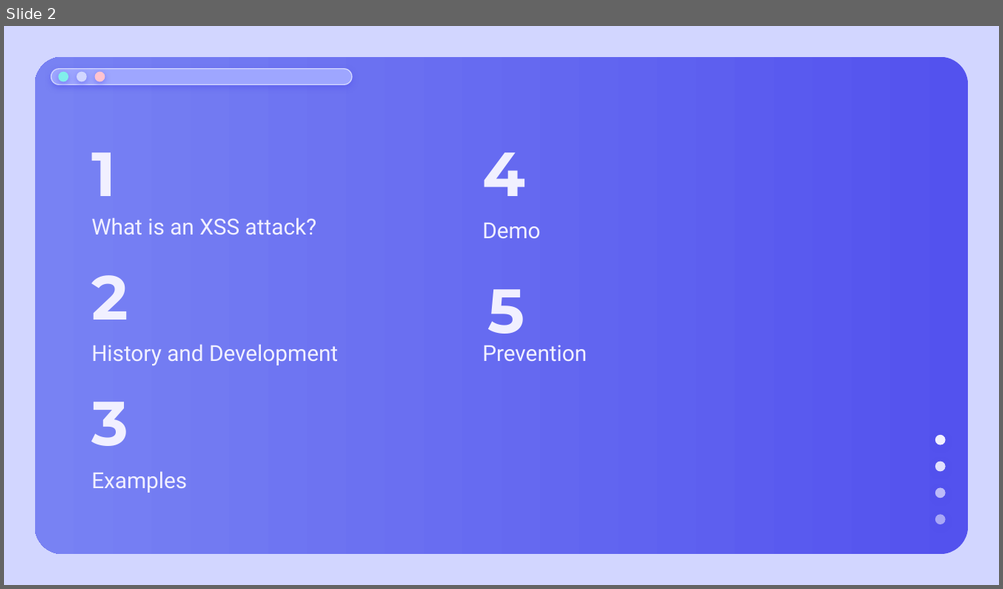
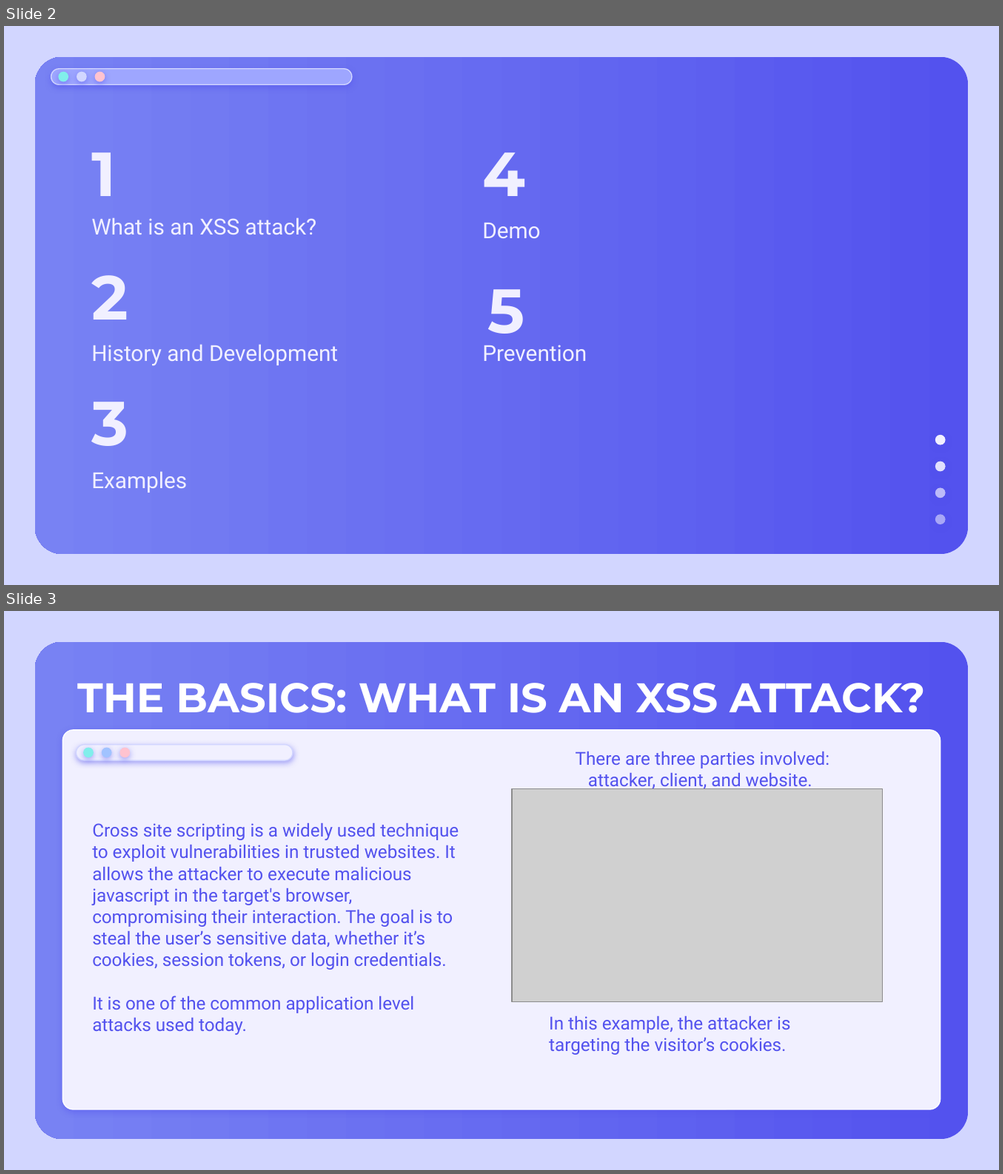
Before and after one commit to kszeto20/CyberFinalProject, a slide deck: Presentation/CyberXSSPresentation.pptx. Shown one above the other, each under a label of ours: slide 2 before the commit, slides 2 and 3 after it. The pictures are 1003x589 and 1003x1174 pixels, drawn with LibreOffice and Linux fonts; fonts in the diff are those of the drawing; grey boxes stand for pictures. Boxes give left, top, right and bottom in pixels: in the first picture for what was removed or moved away, otherwise in the second. Text is boxed around its words. In the diff, an @@ line names an element or a change of style, - is before the commit and + after.

```diff
--- a/Presentation/CyberXSSPresentation.pptx
+++ b/Presentation/CyberXSSPresentation.pptx
@@ slide 3 added at box(4, 611, 999, 1170), background #D2D6FF; not listed: 1 template element that a slide beside it also shows @@
@@ title added at box(77, 683, 925, 713), 30 pt, text #FFFFFF, bold @@
+THE BASICS: WHAT IS AN XSS ATTACK?
@@ rounded rectangle added at box(62, 730, 940, 1111), fill #F1F0FF, outline #FFFFFF 0.75 pt @@
@@ group added at box(77, 744, 293, 760): 3 ellipses, 1 rounded rectangle @@
@@ text added at box(575, 752, 829, 792), 13 pt, text #5352EE @@
+There are three parties involved: attacker, client, and website.
@@ picture added at box(512, 789, 882, 1002) @@
@@ text added at box(92, 823, 458, 1035), 13 pt, text #5352EE @@
+Cross site scripting is a widely used technique to exploit vulnerabilities in trusted websites. It allows the attacker to execute malicious javascript in the target's browser, compromising their interaction. The goal is to steal the user’s sensitive data, whether it’s cookies, session tokens, or login credentials.
+It is one of the common application level attacks used today.
@@ text added at box(549, 1017, 790, 1055), 13 pt, text #5352EE @@
+In this example, the attacker is targeting the visitor’s cookies.
```
Also in this commit, not shown: 3 other slides added, 1 slide removed.
